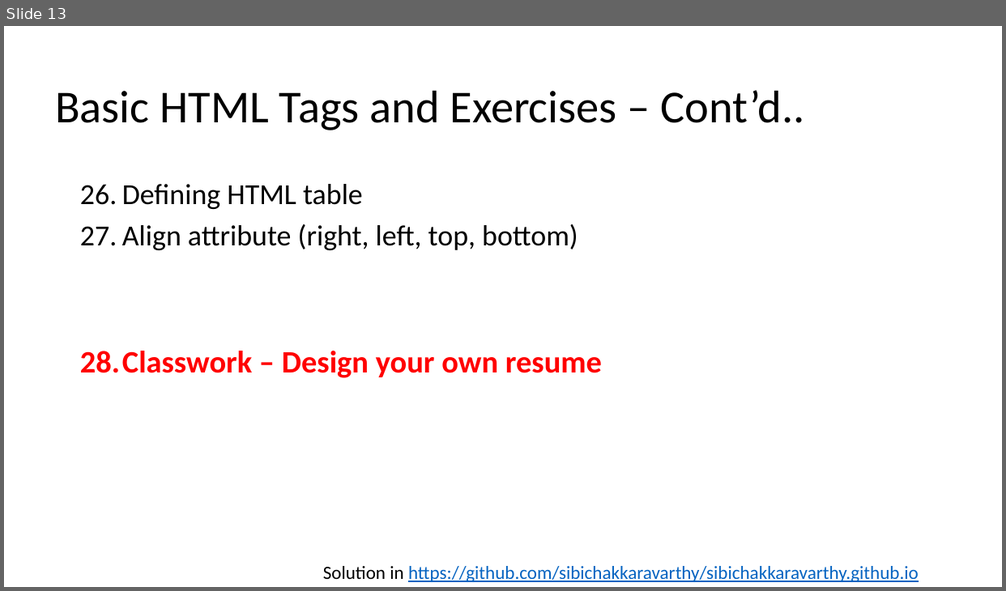
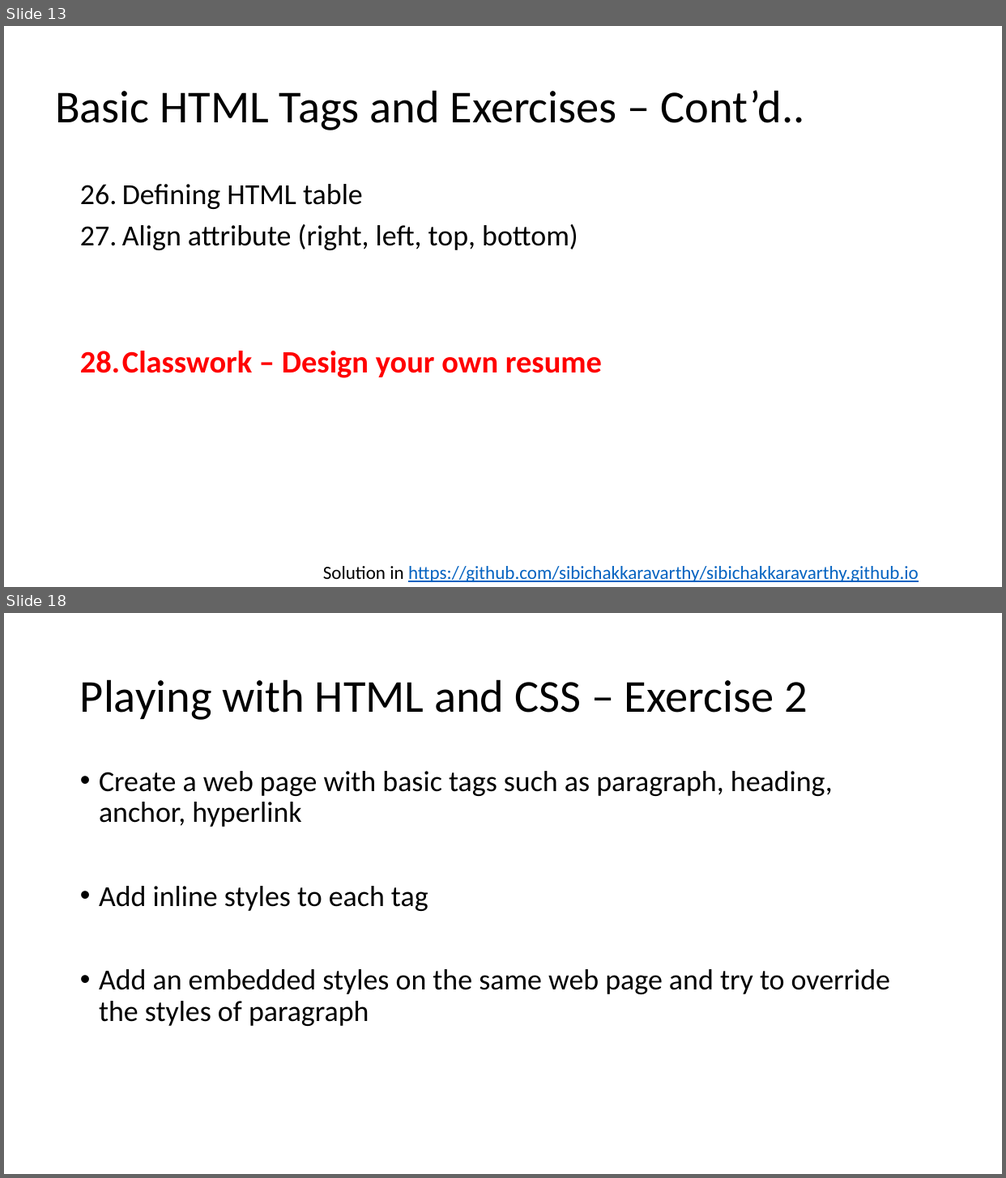
Before and after one commit to sibichakkaravarthy/CSE4004--WebTechnologies, a slide deck: WT_LAB.pptx. Shown one above the other, each under a label of ours: slide 13 before the commit, slides 13 and 18 after it; the slides between them are not shown. The pictures are 1006x591 and 1006x1178 pixels, drawn with LibreOffice and Linux fonts; fonts in the diff are those of the drawing. Boxes give left, top, right and bottom in pixels: in the first picture for what was removed or moved away, otherwise in the second. Text is boxed around its words. In the diff, an @@ line names an element or a change of style, - is before the commit and + after.

```diff
--- a/WT_LAB.pptx
+++ b/WT_LAB.pptx
@@ slide 18 added at (4, 613, 1002, 1174), background #FFFFFF @@
@@ title added at (80, 679, 808, 720), 44 pt, text #000000 @@
+Playing with HTML and CSS – Exercise 2
@@ text added at (99, 771, 890, 1026), 28 pt, text #000000 @@
+• Create a web page with basic tags such as paragraph, heading, anchor, hyperlink
+• Add inline styles to each tag
+• Add an embedded styles on the same web page and try to override the styles of paragraph
```
Also in this commit, not shown: 1 slide changed, 4 other slides added, 1 slide removed.
